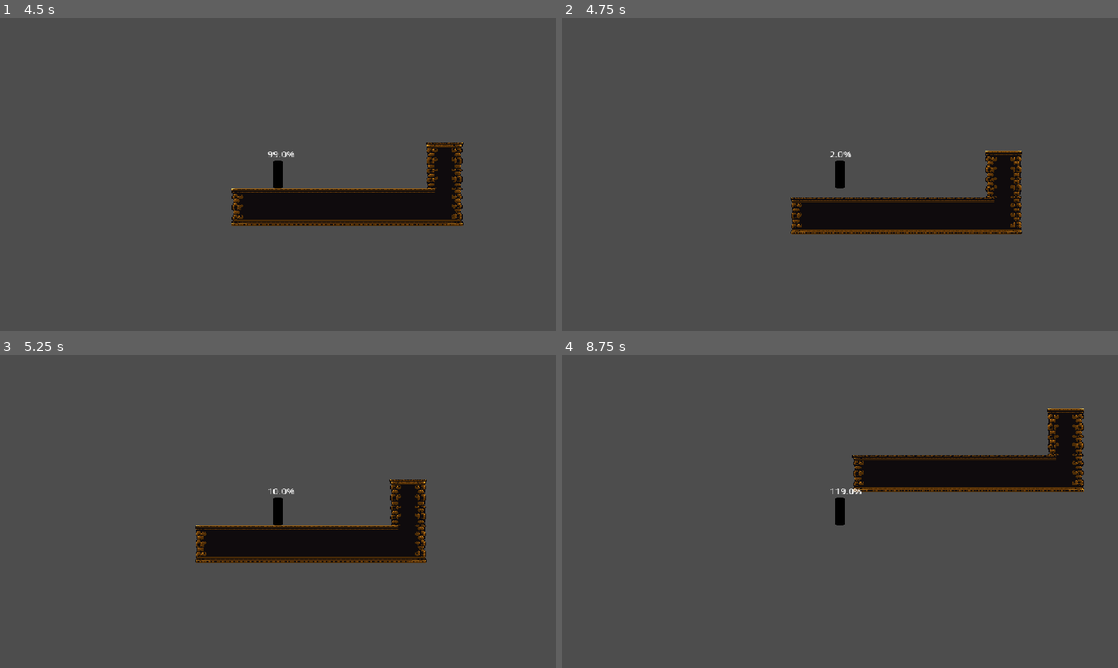
Above: before the commit, frames 1-4 (two rows, left to right).
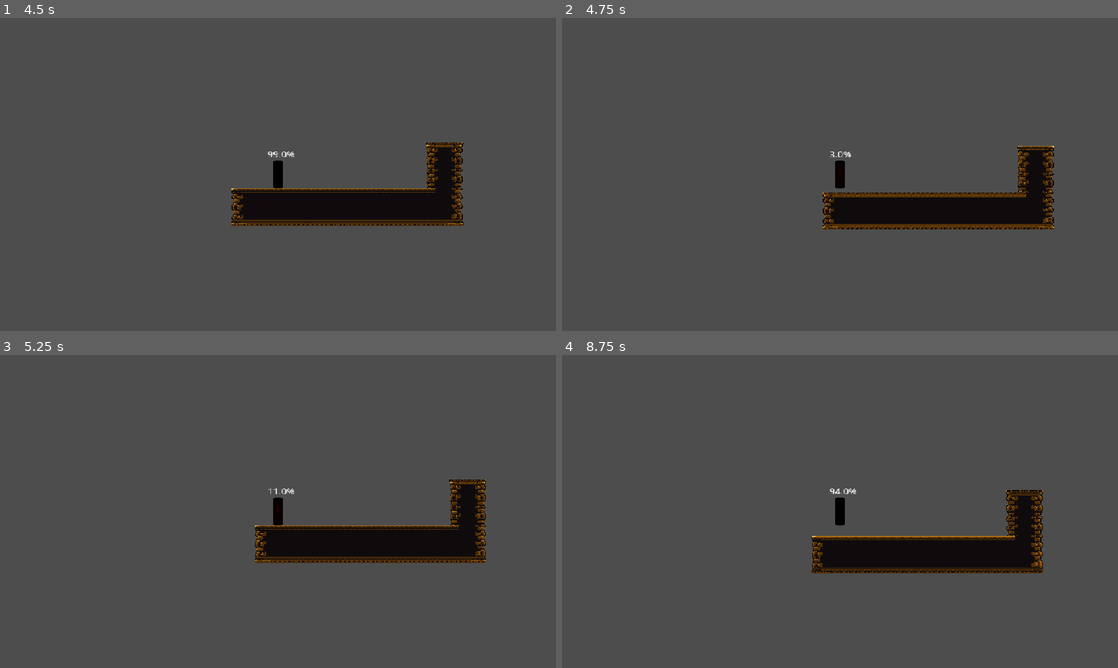
Above: after the commit, the same moments.

Repository: ygda-org/towerglass
Game: Godot game, scene res://ui/level_select.tscn
Two runs of this game, one before a commit and one after it. Both use one fixed random seed, a clock stepped at 60 frames per second and the inputs below. The engine's default icon, where the game draws it, is replaced by a stand-in: a white triangle on a blue panel in a dark square. Sound files missing from this copy of the repository are replaced by a short silence.
Inputs:
- Up to frame 1 (4.5 s): click "1" at 0.5 s; hold D (right) 1.28-2.78 s; tap Space (jump) at 1.52, 2.27, 3.77 s; hold A (left) 2.78-3.53 s; hold D (right) from 3.53 s (still down)
- Up to frame 2 (4.75 s): keep holding D (right); tap Space (jump) at 4.52 s
- Up to frame 3 (5.25 s): release D (right) at 5.03 s; hold A (left) from 5.03 s (still down)
- Up to frame 4 (8.75 s): tap Space (jump) at 5.27, 6.77, 7.52, 8.27 s; release A (left) at 5.78 s; hold D (right) 5.78-6.53 s; tap Enter at 6.5 s; hold A (left) 6.53-8.03 s; hold D (right) from 8.03 s (still down)

Frame 1 is identical in both runs. In frame 2, 5.0% of the frame differs, in the area x 41-89%, y 40-70%; in frame 3, 4.8%; in frame 4, 12%, in the area x 44-94%, y 17-70%.

Commit message:
checkpoint fully works now yayyy this did not need to be 3 separate pushes but hey i never said i was smart did i

Diff:
--- a/levels/level_objects/checkpoint.gd
+++ b/levels/level_objects/checkpoint.gd
@@ -11,6 +11,7 @@
 	activated = true
 	$AnimationPlayer.play("activation")
 	GameState.last_location = $RespawnPoint.global_position
+	GameState.player.sand_in_bottom = 0
 
 # Called every frame. 'delta' is the elapsed time since the previous frame.
 func _process(_delta: float) -> void:
--- a/player/player.gd
+++ b/player/player.gd
@@ -64,5 +64,5 @@
 	if not died:
 		died = true
 		print('i am become dead')
-		position = GameState.last_location
-		sand_in_bottom = 0
+	position = GameState.last_location
+	sand_in_bottom = 0
